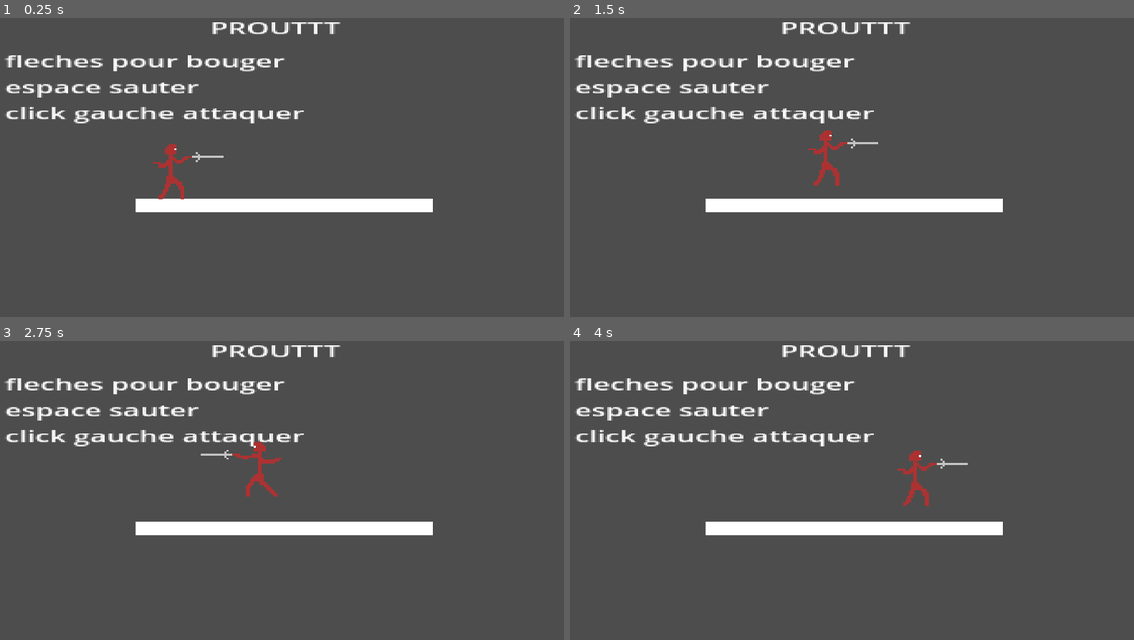
Above: before the commit, frames 1-4 (two rows, left to right).
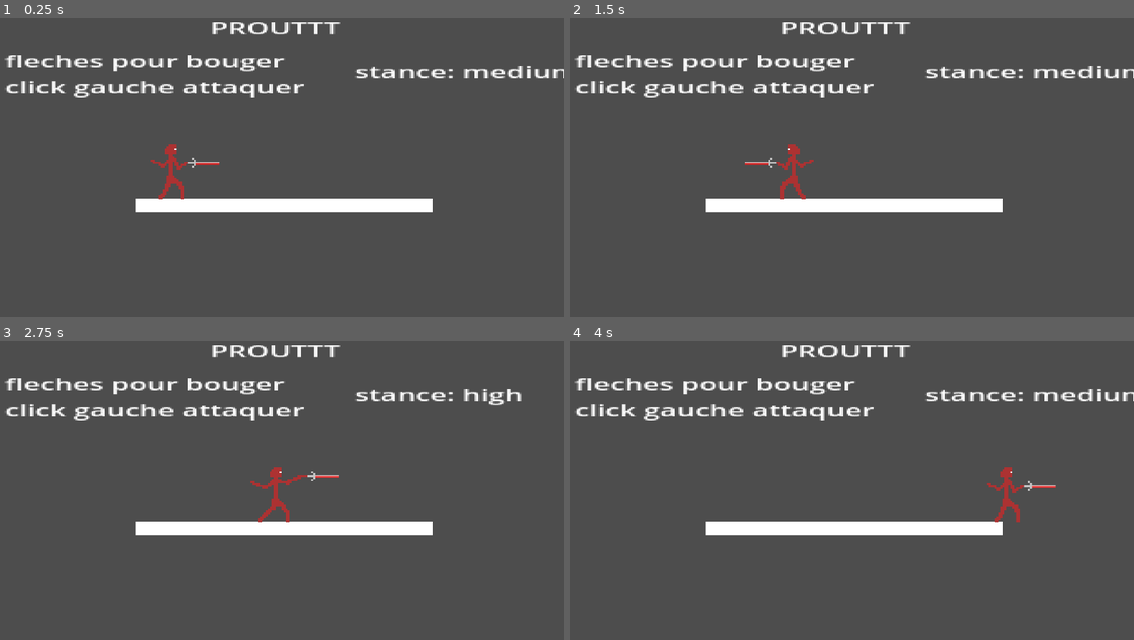
Above: after the commit, the same moments.

Repository: Sigmha/JeuAvecTHOP
Game: Godot game, scene res://Scenes/main.tscn
The game is run twice, just before and just after one commit, with the same random seed, the same clock (stepped at 60 frames per second) and the same inputs.
Inputs (mouse positions are in pixels of both pictures, inside the frame that each line leads up to):
- Up to frame 1 (0.25 s): no input
- Up to frame 2 (1.5 s): tap Enter (ui_accept) at 0.5, 0.77, 0.8, 1.07, 1.35 s; move the mouse to (976, 140) at 0.52 s; press the mouse at (976, 140) at 0.53 s; hold Right (ui_right) from 0.53 s (still down); move the mouse to (733, 173) at 1.27 s; release the mouse at (733, 173) at 1.28 s
- Up to frame 3 (2.75 s): tap Enter (ui_accept) at 1.52, 1.82, 2.3 s; click (163, 496) at 1.55 s; move the mouse to (332, 406) at 2.02 s; release Right (ui_right) at 2.03 s; press the mouse at (332, 406) at 2.03 s; hold Left (ui_left) from 2.03 s (still down)
- Up to frame 4 (4 s): move the mouse to (818, 544) at 2.77 s; release Left (ui_left) at 2.78 s; release the mouse at (818, 544) at 2.78 s; hold Right (ui_right) from 2.78 s (still down); click (818, 544) at 2.85 s; tap Enter (ui_accept) at 3.02, 3.32, 3.6, 3.77 s; move the mouse to (1021, 526) at 3.52 s

The runs differ from the first frame. In frame 1, 3.0% of the frame differs, in the area x 0-100%, y 16-51%; in frame 2, 3.6%; in frame 3, 3.5%; in frame 4, 3.6%, in the area x 0-100%, y 16-61%.

Commit message:
Ajouts player
-Position et rotation arme ajustée (avec la collision associée)
-Code clean avec des descriptions
-joueur ne peut plus bouger quand il attaque

Diff:
--- a/Scenes/main.tscn
+++ b/Scenes/main.tscn
@@ -38,8 +38,14 @@
 offset_bottom = 257.0
 scale = Vector2(6.0719, 3.35448)
 text = "fleches pour bouger
-espace sauter
 click gauche attaquer"
+
+[node name="stance" type="Label" parent="."]
+offset_left = 1219.0
+offset_top = 218.0
+offset_right = 1385.0
+offset_bottom = 293.0
+scale = Vector2(6.0719, 3.35448)
 
 [node name="Player" parent="." instance=ExtResource("1_nognl")]
 position = Vector2(640, 659)
--- a/Scenes/player.tscn
+++ b/Scenes/player.tscn
@@ -1,47 +1,132 @@
-[gd_scene load_steps=8 format=3 uid="uid://b43h0vguqe8jw"]
+[gd_scene load_steps=20 format=3 uid="uid://b43h0vguqe8jw"]
 
-[ext_resource type="Texture2D" uid="uid://djr7kdx6sq5ji" path="res://Assets/Sprite-0001-Sheet.png" id="1_cxm34"]
 [ext_resource type="Script" path="res://Scripts/CharacterBody2D.gd" id="1_fvtmh"]
 [ext_resource type="PackedScene" uid="uid://bc5ea8icchh2o" path="res://Scenes/weapon.tscn" id="2_ii4go"]
-
-[sub_resource type="AtlasTexture" id="AtlasTexture_a8kua"]
-atlas = ExtResource("1_cxm34")
-region = Rect2(0, 0, 32, 32)
-
-[sub_resource type="AtlasTexture" id="AtlasTexture_2gq3c"]
-atlas = ExtResource("1_cxm34")
-region = Rect2(32, 0, 32, 32)
-
-[sub_resource type="SpriteFrames" id="SpriteFrames_s3f36"]
-animations = [{
-"frames": [{
-"duration": 1.0,
-"texture": SubResource("AtlasTexture_a8kua")
-}, {
-"duration": 1.0,
-"texture": SubResource("AtlasTexture_2gq3c")
-}],
-"loop": false,
-"name": &"default",
-"speed": 5.0
-}]
+[ext_resource type="Texture2D" uid="uid://bu2508c7g1vl5" path="res://Assets/Player/body_attacking.png" id="3_7q16u"]
+[ext_resource type="Texture2D" uid="uid://cyjpq6do3v68i" path="res://Assets/Player/high_arm.png" id="4_hwnmw"]
+[ext_resource type="Texture2D" uid="uid://20mgmlf68kit" path="res://Assets/Player/medium_arm.png" id="5_j4sn0"]
+[ext_resource type="Texture2D" uid="uid://dqojviws512bp" path="res://Assets/Player/low_arm.png" id="6_q27kk"]
 
 [sub_resource type="CapsuleShape2D" id="CapsuleShape2D_1vnpl"]
 radius = 5.80932
 height = 28.0
 
+[sub_resource type="AtlasTexture" id="AtlasTexture_lc84t"]
+atlas = ExtResource("3_7q16u")
+region = Rect2(0, 0, 32, 32)
+
+[sub_resource type="AtlasTexture" id="AtlasTexture_ny1cv"]
+atlas = ExtResource("3_7q16u")
+region = Rect2(32, 0, 32, 32)
+
+[sub_resource type="SpriteFrames" id="SpriteFrames_bsnbn"]
+animations = [{
+"frames": [{
+"duration": 1.0,
+"texture": SubResource("AtlasTexture_lc84t")
+}, {
+"duration": 1.0,
+"texture": SubResource("AtlasTexture_ny1cv")
+}],
+"loop": true,
+"name": &"attack",
+"speed": 5.0
+}]
+
+[sub_resource type="AtlasTexture" id="AtlasTexture_ruguy"]
+atlas = ExtResource("4_hwnmw")
+region = Rect2(0, 0, 32, 32)
+
+[sub_resource type="AtlasTexture" id="AtlasTexture_k54ib"]
+atlas = ExtResource("4_hwnmw")
+region = Rect2(32, 0, 32, 32)
+
+[sub_resource type="SpriteFrames" id="SpriteFrames_vbrqx"]
+animations = [{
+"frames": [{
+"duration": 1.0,
+"texture": SubResource("AtlasTexture_ruguy")
+}, {
+"duration": 1.0,
+"texture": SubResource("AtlasTexture_k54ib")
+}],
+"loop": true,
+"name": &"attack",
+"speed": 5.0
+}]
+
+[sub_resource type="AtlasTexture" id="AtlasTexture_4p4mh"]
+atlas = ExtResource("5_j4sn0")
+region = Rect2(0, 0, 32, 32)
+
+[sub_resource type="AtlasTexture" id="AtlasTexture_uspt5"]
+atlas = ExtResource("5_j4sn0")
+region = Rect2(32, 0, 32, 32)
+
+[sub_resource type="SpriteFrames" id="SpriteFrames_ieogs"]
+animations = [{
+"frames": [{
+"duration": 1.0,
+"texture": SubResource("AtlasTexture_4p4mh")
+}, {
+"duration": 1.0,
+"texture": SubResource("AtlasTexture_uspt5")
+}],
+"loop": true,
+"name": &"attack",
+"speed": 5.0
+}]
+
+[sub_resource type="AtlasTexture" id="AtlasTexture_g7tms"]
+atlas = ExtResource("6_q27kk")
+region = Rect2(0, 0, 32, 32)
+
+[sub_resource type="AtlasTexture" id="AtlasTexture_yldgj"]
+atlas = ExtResource("6_q27kk")
+region = Rect2(32, 0, 32, 32)
+
+[sub_resource type="SpriteFrames" id="SpriteFrames_ab1xs"]
+animations = [{
+"frames": [{
+"duration": 1.0,
+"texture": SubResource("AtlasTexture_g7tms")
+}, {
+"duration": 1.0,
+"texture": SubResource("AtlasTexture_yldgj")
+}],
+"loop": true,
+"name": &"attack",
+"speed": 5.0
+}]
+
 [node name="Player" type="CharacterBody2D"]
 script = ExtResource("1_fvtmh")
-
-[node name="PlayerSprite" type="AnimatedSprite2D" parent="."]
-position = Vector2(1.49012e-08, -16)
-sprite_frames = SubResource("SpriteFrames_s3f36")
-frame_progress = 1.0
 
 [node name="PlayerCollision" type="CollisionShape2D" parent="."]
 position = Vector2(-5.80932, -13.9854)
 shape = SubResource("CapsuleShape2D_1vnpl")
 
 [node name="Weapon" parent="." instance=ExtResource("2_ii4go")]
-position = Vector2(4.94868, -21.0857)
-scale = Vector2(1, 1)
+position = Vector2(3, -23)
+
+[node name="PlayerSpriteComposition" type="Node2D" parent="."]
+
+[node name="BodySprite" type="AnimatedSprite2D" parent="PlayerSpriteComposition"]
+position = Vector2(1.49012e-08, -16)
+sprite_frames = SubResource("SpriteFrames_bsnbn")
+animation = &"attack"
+
+[node name="HighArmSprite" type="AnimatedSprite2D" parent="PlayerSpriteComposition"]
+position = Vector2(0, -16)
+sprite_frames = SubResource("SpriteFrames_vbrqx")
+animation = &"attack"
+
+[node name="MediumArmSprite" type="AnimatedSprite2D" parent="PlayerSpriteComposition"]
+position = Vector2(0, -16)
+sprite_frames = SubResource("SpriteFrames_ieogs")
+animation = &"attack"
+
+[node name="LowArmSprite" type="AnimatedSprite2D" parent="PlayerSpriteComposition"]
+position = Vector2(0, -16)
+sprite_frames = SubResource("SpriteFrames_ab1xs")
+animation = &"attack"
--- a/Scenes/weapon.tscn
+++ b/Scenes/weapon.tscn
@@ -1,16 +1,25 @@
-[gd_scene load_steps=3 format=3 uid="uid://bc5ea8icchh2o"]
+[gd_scene load_steps=4 format=3 uid="uid://bc5ea8icchh2o"]
 
-[ext_resource type="Texture2D" uid="uid://0nga2ukjv76y" path="res://Assets/weapon.png" id="1_pn0lt"]
+[ext_resource type="Script" path="res://Scripts/weapon.gd" id="1_338rv"]
+[ext_resource type="Texture2D" uid="uid://0nga2ukjv76y" path="res://Assets/Weapons/weapon.png" id="2_gphie"]
 
 [sub_resource type="RectangleShape2D" id="RectangleShape2D_0j3t1"]
 size = Vector2(12, 1)
 
 [node name="weapon" type="Area2D"]
+script = ExtResource("1_338rv")
 
-[node name="Sprite2D" type="Sprite2D" parent="."]
+[node name="WeaponSprite" type="Sprite2D" parent="."]
 position = Vector2(8, 0)
-texture = ExtResource("1_pn0lt")
+texture = ExtResource("2_gphie")
 
-[node name="CollisionShape2D" type="CollisionShape2D" parent="."]
+[node name="WeaponCollision" type="CollisionShape2D" parent="."]
 position = Vector2(10, -0.5)
 shape = SubResource("RectangleShape2D_0j3t1")
+
+[node name="ColorRect" type="ColorRect" parent="WeaponCollision"]
+offset_left = -6.0
+offset_top = -0.5
+offset_right = 6.0
+offset_bottom = 0.5
+color = Color(1, 0.0901961, 0.0901961, 0.658824)
--- a/Scripts/CharacterBody2D.gd
+++ b/Scripts/CharacterBody2D.gd
@@ -1,75 +1,144 @@
 extends CharacterBody2D
 
-const SPEED = 300.0
-const JUMP_VELOCITY = -400.0
+const SPEED = 500.0
 
-# Get the gravity from the project settings to be synced with RigidBody nodes.
 var gravity = ProjectSettings.get_setting("physics/2d/default_gravity")
-var init_weapon_position:Vector2i
+var win_size: Vector2i
+
 var init_collision_player_position:Vector2
-var looking_direction: int = 1
 
-@onready var player_sprite = $PlayerSprite
+var attacking: bool
+
+@onready var player_body_sprite = $PlayerSpriteComposition/BodySprite
+@onready var player_high_arm_sprite = $PlayerSpriteComposition/HighArmSprite
+@onready var player_medium_arm_sprite = $PlayerSpriteComposition/MediumArmSprite
+@onready var player_low_arm_sprite = $PlayerSpriteComposition/LowArmSprite
 @onready var weapon = $Weapon
 @onready var player_collision = $PlayerCollision
 
 func _ready():
-	init_weapon_position = weapon.position
+	win_size = get_viewport_rect().size
 	init_collision_player_position = player_collision.position
 
 func _physics_process(delta):
+	var looking_direction = get_looking_direction()
+	var stance = get_stance()
+	var distance_weapon = get_distance_weapon(stance)
+	var stance_sprite = get_stance_sprite(stance)
 
+
+	set_stance_sprite(stance)
 	move_player(delta)
+	set_looking_side(looking_direction)
 
-	attack()
+	weapon.set_weapon_position(looking_direction, distance_weapon, attacking, stance)
+	attack(stance_sprite)
 
 	move_and_slide()
 
+#A CHANGER SI ON CHANGE LE SPRITE, reprendre les mesures pour la position de
+#l'épée en idle et en attaque pour les 3 stances
+#Retourne la position de l'épée selon la stance et si on attaque ou non
+func get_distance_weapon(stance):
+	var distance_weapon_idle: Vector2
+	var distance_weapon_attack: Vector2
+	if stance == "high":
+		distance_weapon_idle = Vector2i(3, -23)
+		distance_weapon_attack = Vector2i(13, -23)
+	elif stance == "medium":
+		distance_weapon_idle = Vector2i(3, -18)
+		distance_weapon_attack = Vector2i(13, -15)
+	else:
+		distance_weapon_idle = Vector2i(0, -11)
+		distance_weapon_attack = Vector2i(9, -10)
+	return [distance_weapon_idle, distance_weapon_attack]
+
+#Permet de mouvoir le joueur à droite et à gauche avec les flèche et
+#d'appliquer la gravité
 func move_player(delta):
-	# Add the gravity.
 	if not is_on_floor():
 		velocity.y += gravity * delta
 
-	# Handle jump.
-	if Input.is_action_just_pressed("ui_accept") and is_on_floor():
-		velocity.y = JUMP_VELOCITY
-
-	# Get the input direction and handle the movement/deceleration.
-	# As good practice, you should replace UI actions with custom gameplay actions.
-
 	var direction = Input.get_axis("ui_left", "ui_right")
-	if direction:
+	if direction and !attacking:
 		velocity.x = direction * SPEED
-		change_side(direction)
-		looking_direction = direction
 	else:
 		velocity.x = move_toward(velocity.x, 0, SPEED)
 
-func change_side(direction):
-	if direction == 1:
-		player_sprite.flip_h = false
-		weapon.rotation = 0
-		player_collision.position = init_collision_player_position
-		weapon.position.y = init_weapon_position.y
+#Flip le joueur en fonction d'où on regarde. Ne flip que le joueur mais pas
+#l'arme. Flip les sprite et la colision
+func set_looking_side(looking_direction):
+	if !attacking:
+		var stance = get_stance()
+		var stance_sprite = get_stance_sprite(stance)
+		if looking_direction == 1:
+			player_body_sprite.flip_h = false
+			stance_sprite.flip_h = false
+			player_collision.position = init_collision_player_position
 
-	elif direction == -1:
-		player_sprite.flip_h = true
-		weapon.rotation = PI
-		weapon.position.y = init_weapon_position.y - 1
-		player_collision.position = init_collision_player_position * Vector2(-1, 1)
+		elif looking_direction == -1:
+			player_body_sprite.flip_h = true
+			stance_sprite.flip_h = true
+			player_collision.position = init_collision_player_position * Vector2(-1, 1)
 
+#Defini le sprite si on attaque ou non et le booléen attacking
+func attack(stance_sprite):
+	if Input.is_action_pressed("LeftClick"):
+		player_body_sprite.set_frame(1)
+		stance_sprite.set_frame(1)
+	else:
+		player_body_sprite.set_frame(0)
+		stance_sprite.set_frame(0)
 
-func attack():
-	var idle_length = 5
-	var attack_length = 11
+	if player_body_sprite.get_frame() == 0:
+		attacking = false
+	else:
+		attacking = true
 
-	if Input.is_action_pressed("LeftClick"):
-		player_sprite.set_frame(1)
+#Renvoie la stance actuelle
+func get_stance():
+	var stance: String
+	var mouse_position = get_viewport().get_mouse_position()
+	if mouse_position.y < win_size.y / 3:
+		stance = "high"
+	elif mouse_position.y < 2 * win_size.y / 3:
+		stance = "medium"
 	else:
-		player_sprite.set_frame(0)
+		stance = "low"
+	return stance
 
+#renvoie le sprite associé à la stance
+func get_stance_sprite(stance):
+	var stance_sprite
+	if stance == "high":
+		stance_sprite = player_high_arm_sprite
+	elif stance == "medium":
+		stance_sprite = player_medium_arm_sprite
+	else:
+		stance_sprite = player_low_arm_sprite
+	return stance_sprite
 
-	if player_sprite.get_frame() == 0:
-		weapon.position.x = looking_direction * idle_length
+#Affiche le bon sprite selon la stance et renvoie ce sprite
+func set_stance_sprite(stance):
+	if !attacking:
+		if stance == "high":
+			player_high_arm_sprite.visible = true
+			player_medium_arm_sprite.visible = false
+			player_low_arm_sprite.visible = false
+		elif stance == "medium":
+			player_high_arm_sprite.visible = false
+			player_medium_arm_sprite.visible = true
+			player_low_arm_sprite.visible = false
+		else:
+			player_high_arm_sprite.visible = false
+			player_medium_arm_sprite.visible = false
+			player_low_arm_sprite.visible = true
+
+#Retourne là où on regarde se si la souris est à droite où à gauche du perso
+func get_looking_direction():
+	var mouse_position_x = get_viewport().get_mouse_position().x
+	var direction = mouse_position_x - self.position.x
+	if direction > 0:
+		return 1
 	else:
-		weapon.position.x = looking_direction * attack_length
+		return -1
--- a/Scripts/main.gd
+++ b/Scripts/main.gd
@@ -7,7 +7,8 @@
 
 
 # Called every frame. 'delta' is the elapsed time since the previous frame.
-func _process(delta):
+func _process(_delta):
+	$stance.text = "stance: " + $Player.get_stance()
 	close_game()
 
 func close_game():
--- /dev/null
+++ b/Scripts/weapon.gd
@@ -0,0 +1,48 @@
+extends Area2D
+
+var weapon_length: int = 16
+var collison_weapon_size: Vector2i
+var play_once_attacking: bool
+
+@onready var weapon_sprite = $WeaponSprite
+@onready var weapon_collision = $WeaponCollision
+
+func _ready():
+	collison_weapon_size = weapon_collision.shape.size
+
+#Change la position de l'épée en fonction de la direction dans laquelle on
+#regarde, si on est en train d'attaquer et la stance.
+#La stance se fait automatiquement avec les valeurs données par distance_weapon
+func set_weapon_position(looking_direction, distance_weapon, attacking, stance):
+	if looking_direction == 1:
+		if !attacking:
+			if stance == "high":
+				rotation = -PI/12
+			elif stance == "medium":
+				rotation = 0
+			else:
+				rotation = PI/12
+			weapon_sprite.flip_h = false
+			position = distance_weapon[0]
+			weapon_collision.position.x = weapon_length - collison_weapon_size.x / 2
+			play_once_attacking = false
+		elif !play_once_attacking:
+			position = distance_weapon[1]
+			rotation = 0
+			play_once_attacking = true
+	elif looking_direction == -1:
+		if !attacking:
+			if stance == "high":
+				rotation = PI/12
+			elif stance == "medium":
+				rotation = 0
+			else:
+				rotation = -PI/12
+			weapon_sprite.flip_h = true
+			weapon_collision.position.x = collison_weapon_size.x / 2
+			position = Vector2(-1, 1) * distance_weapon[0] - Vector2(weapon_length * cos(rotation), + weapon_length * sin(rotation))
+			play_once_attacking = false
+		elif !play_once_attacking:
+			position = Vector2(-1, 1) * distance_weapon[1] - Vector2(weapon_length, 0)
+			rotation = 0
+			play_once_attacking = true
Binary file added: Assets/Player/body_attacking.aseprite
Binary file added: Assets/Player/body_attacking.png
Not shown, added: Assets/Player/body_attacking.png.import
Binary file added: Assets/Player/high_arm.png
Not shown, added: Assets/Player/high_arm.png.import
Binary file added: Assets/Player/low_arm.png
Not shown, changed: Assets/Player/low_arm.png.import
Binary file added: Assets/Player/medium_arm.png
Not shown, added: Assets/Player/medium_arm.png.import
Binary file removed: Assets/Sprite-0001-Sheet.aseprite
Binary file removed: Assets/Sprite-0001-Sheet.png
Renamed: Assets/Sprite-0002.aseprite -> Assets/Weapons/Sprite-0002.aseprite
(and 2 more such lines)
